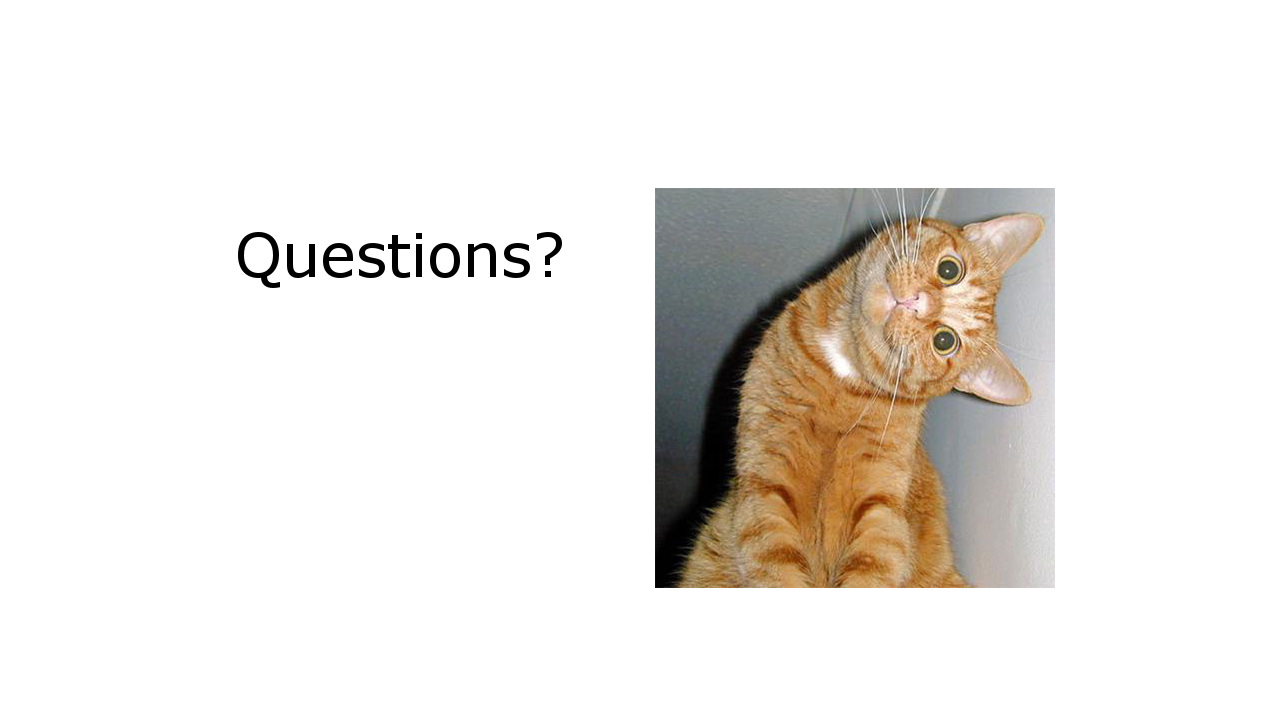
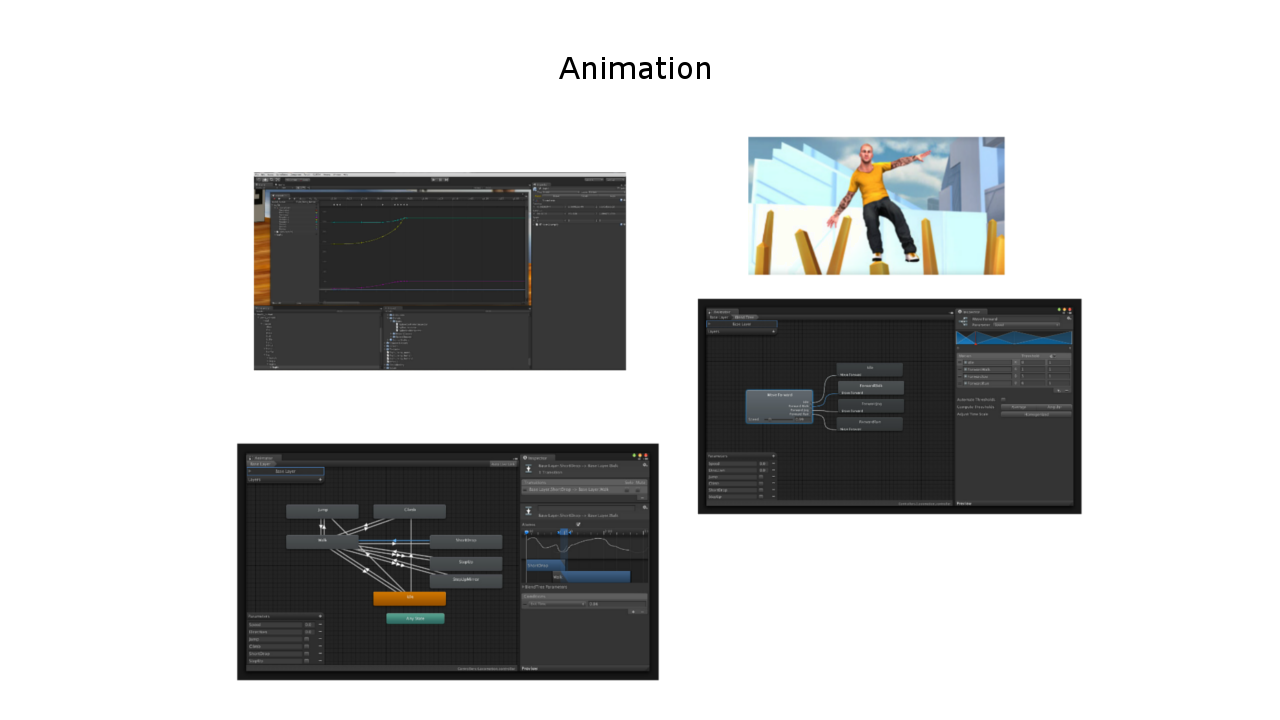
Comparing the layer stacks of the two (1280, 720) images. Changes:
added layer "Animation" above "Pasted Layer #2" over left=559, top=57, right=710, bottom=79
renamed "Questions?" to "Pasted Layer #2", painted on it over left=236, top=136, right=1083, bottom=681
painted on "Pasted Layer" over left=236, top=57, right=1067, bottom=598
